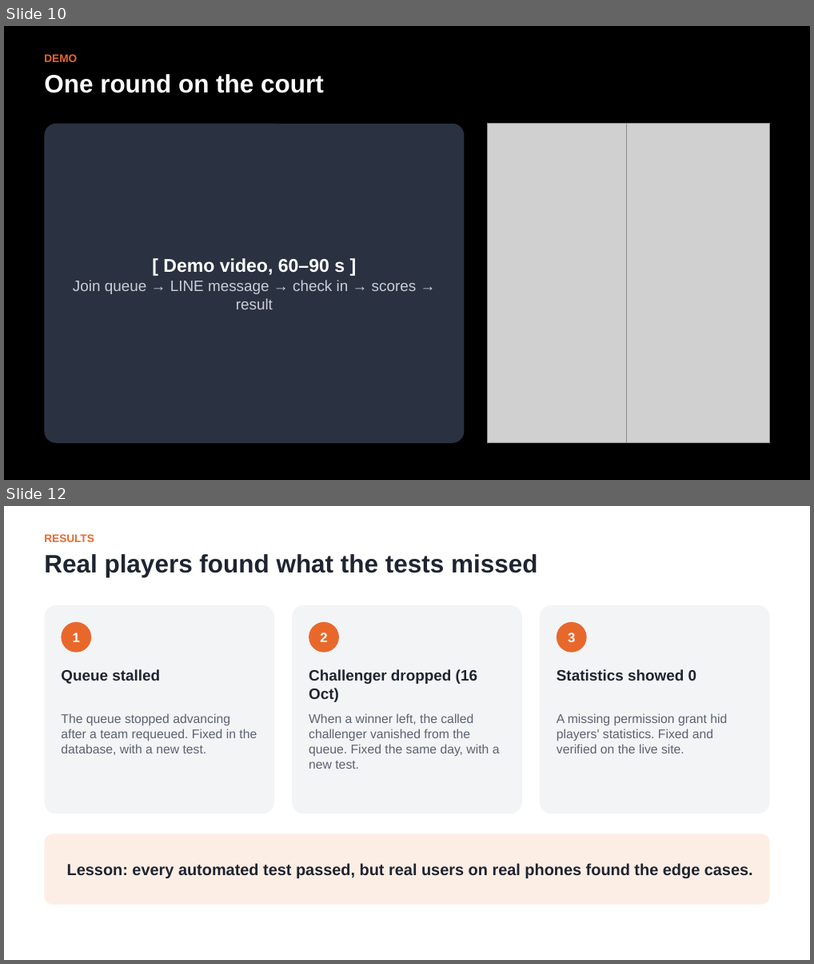
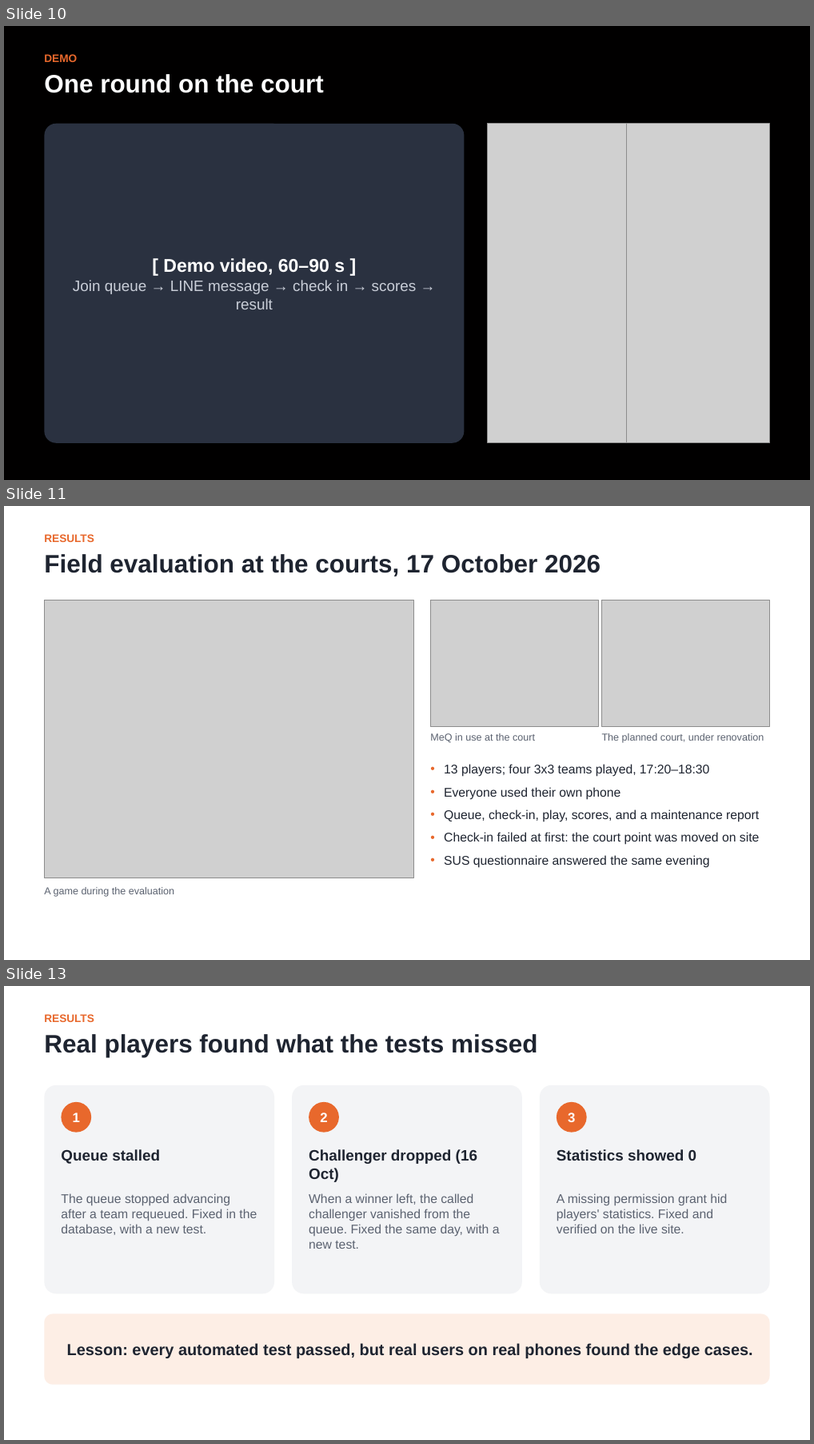
Before and after one commit to Nokpednam/MeQ-web-app, a slide deck: docs/report/slides/MeQ_Presentation.pptx. Shown one above the other, each under a label of ours: slides 10 and 12 before the commit, slides 10, 11 and 13 after it; the slides between them are not shown. The pictures are 814x964 and 814x1444 pixels, drawn with LibreOffice and Linux fonts; fonts in the diff are those of the drawing; grey boxes stand for pictures. Boxes give left, top, right and bottom in pixels: in the first picture for what was removed or moved away, otherwise in the second. Text is boxed around its words. In the diff, an @@ line names an element or a change of style, - is before the commit and + after.

```diff
--- a/docs/report/slides/MeQ_Presentation.pptx
+++ b/docs/report/slides/MeQ_Presentation.pptx
@@ slide 11 added at <box>4,506,810,960</box>, background #FFFFFF @@
@@ text added at <box>44,534,94,542</box>, 13 pt, text #E8682C, bold @@
+RESULTS
@@ text added at <box>44,554,601,576</box>, 30 pt, text #1E2430, bold @@
+Field evaluation at the courts, 17 October 2026
@@ picture added at <box>45,600,414,877</box> @@
@@ picture added at <box>431,600,599,726</box> @@
@@ picture added at <box>602,600,770,726</box> @@
@@ text added at <box>430,733,535,743</box>, 12 pt, text #5B6270 @@
+MeQ in use at the court
@@ text added at <box>602,733,765,743</box>, 12 pt, text #5B6270 @@
+The planned court, under renovation
@@ text added at <box>444,764,759,868</box>, 15 pt, text #1E2430 @@
+• 13 players; four 3x3 teams played, 17:20–18:30
+• Everyone used their own phone
+• Queue, check-in, play, scores, and a maintenance report
+• Check-in failed at first: the court point was moved on site
+• SUS questionnaire answered the same evening
@@ text added at <box>44,887,174,896</box>, 12 pt, text #5B6270 @@
+A game during the evaluation
@@ what was slide 12 is now slide 13 @@
```
Also in this commit, not shown: 5 other files.
